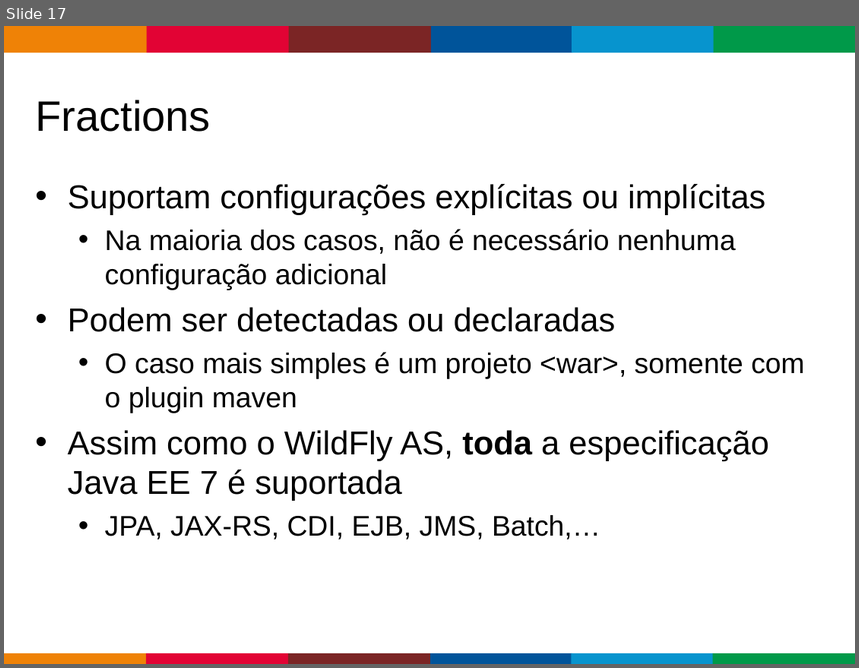
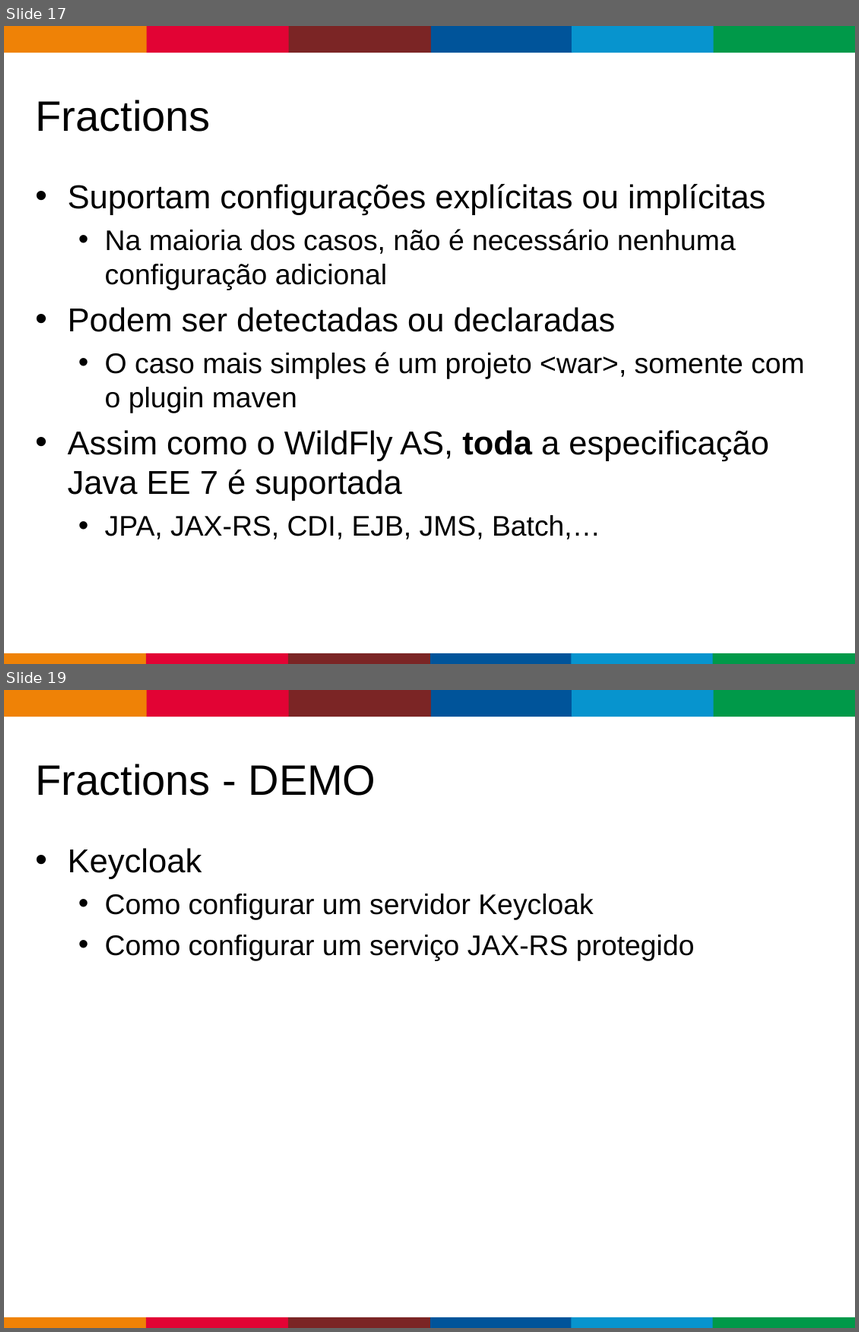
Before and after one commit to gastaldi/talks, a slide deck: WildFlySwarm/TDC 2017/wildflyswarm.odp. Shown one above the other, each under a label of ours: slide 17 before the commit, slides 17 and 19 after it; the slides between them are not shown. The pictures are 859x668 and 859x1332 pixels, drawn with LibreOffice and Linux fonts; fonts in the diff are those of the drawing; background and template pictures are left out. Boxes give left, top, right and bottom in pixels: in the first picture for what was removed or moved away, otherwise in the second. Text is boxed around its words. In the diff, an @@ line names an element or a change of style, - is before the commit and + after.

```diff
--- a/WildFlySwarm/TDC 2017/wildflyswarm.odp
+++ b/WildFlySwarm/TDC 2017/wildflyswarm.odp
@@ slide 19 added at (4, 690, 855, 1328), background #FFFFFF; not listed: 13 template elements that a slide beside it also shows @@
@@ title added at (36, 764, 376, 796), 36 pt, text #000000 @@
+Fractions - DEMO
@@ text added at (68, 848, 695, 961), 24 pt, text #000000 @@
+• Keycloak
+  • Como configurar um servidor Keycloak
+  • Como configurar um serviço JAX-RS protegido
```
Also in this commit, not shown: 2 slides changed, 3 other slides added, 1 slide removed.
